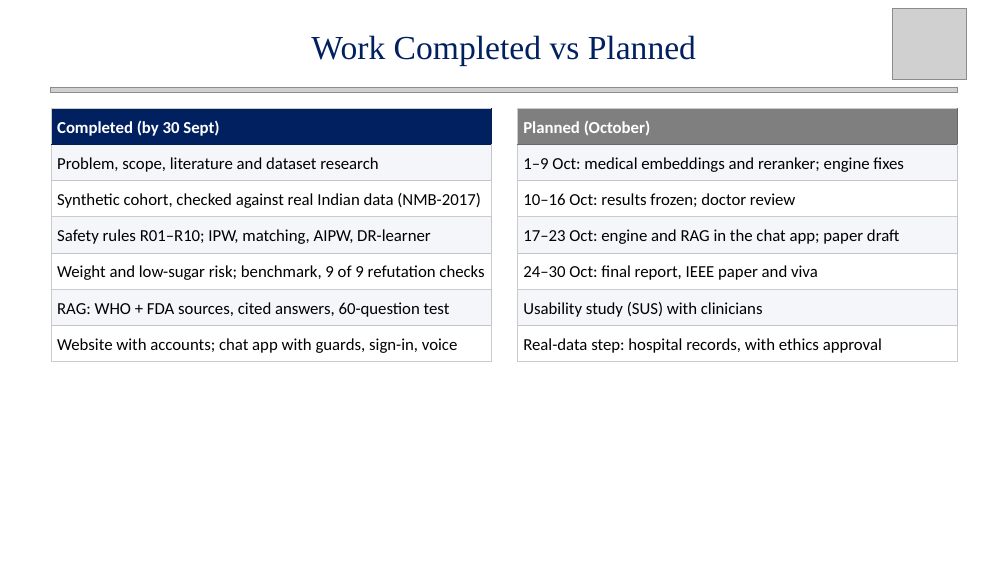
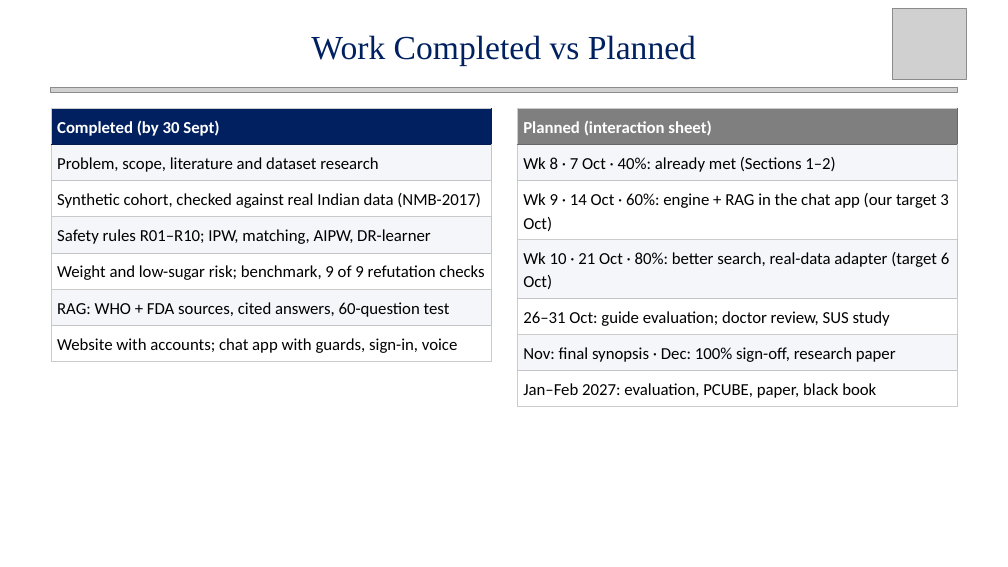
Before and after one commit to Rhian-Roy/DiaCausal-CDSS, a slide deck: slide 30 of docs/midsem/Intelligent_Diabetes_CDSS_MidSem_updated.pptx (slide 27 before the commit). Drawn at 1008x567 pixels with LibreOffice and Linux fonts; fonts in the diff are those of the drawing; grey boxes stand for pictures. Boxes give left, top, right and bottom in pixels: in the first picture for what was removed or moved away, otherwise in the second. Text is boxed around its words. In the diff, an @@ line names an element or a change of style, - is before the commit and + after.

```diff
--- a/docs/midsem/Intelligent_Diabetes_CDSS_MidSem_updated.pptx
+++ b/docs/midsem/Intelligent_Diabetes_CDSS_MidSem_updated.pptx
@@ table at <box>517,109,957,402</box> @@
-row 1, column 1: Planned (October)
+row 1, column 1: Planned (interaction sheet)
-row 2, column 1: 1–9 Oct: medical embeddings and reranker; engine fixes
+row 2, column 1: Wk 8 · 7 Oct · 40%: already met (Sections 1–2)
-row 3, column 1: 10–16 Oct: results frozen; doctor review
+row 3, column 1: Wk 9 · 14 Oct · 60%: engine + RAG in the chat app (our target 3 Oct)
-row 4, column 1: 17–23 Oct: engine and RAG in the chat app; paper draft
+row 4, column 1: Wk 10 · 21 Oct · 80%: better search, real-data adapter (target 6 Oct)
-row 5, column 1: 24–30 Oct: final report, IEEE paper and viva
+row 5, column 1: 26–31 Oct: guide evaluation; doctor review, SUS study
-row 6, column 1: Usability study (SUS) with clinicians
+row 6, column 1: Nov: final synopsis · Dec: 100% sign-off, research paper
-row 7, column 1: Real-data step: hospital records, with ethics approval
+row 7, column 1: Jan–Feb 2027: evaluation, PCUBE, paper, black book
```
Also in this commit, not shown: 4 other slides changed, 4 slides added, 12 other files.
